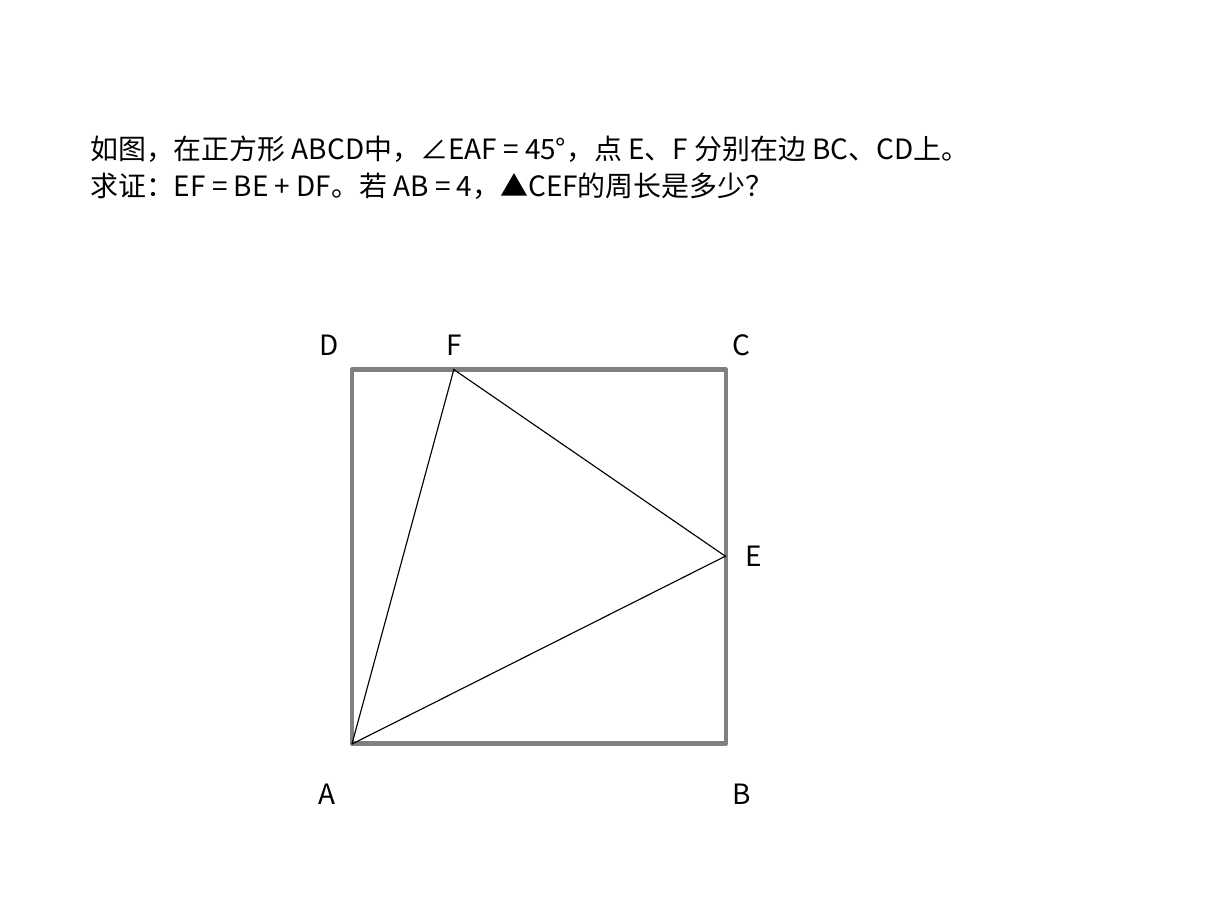
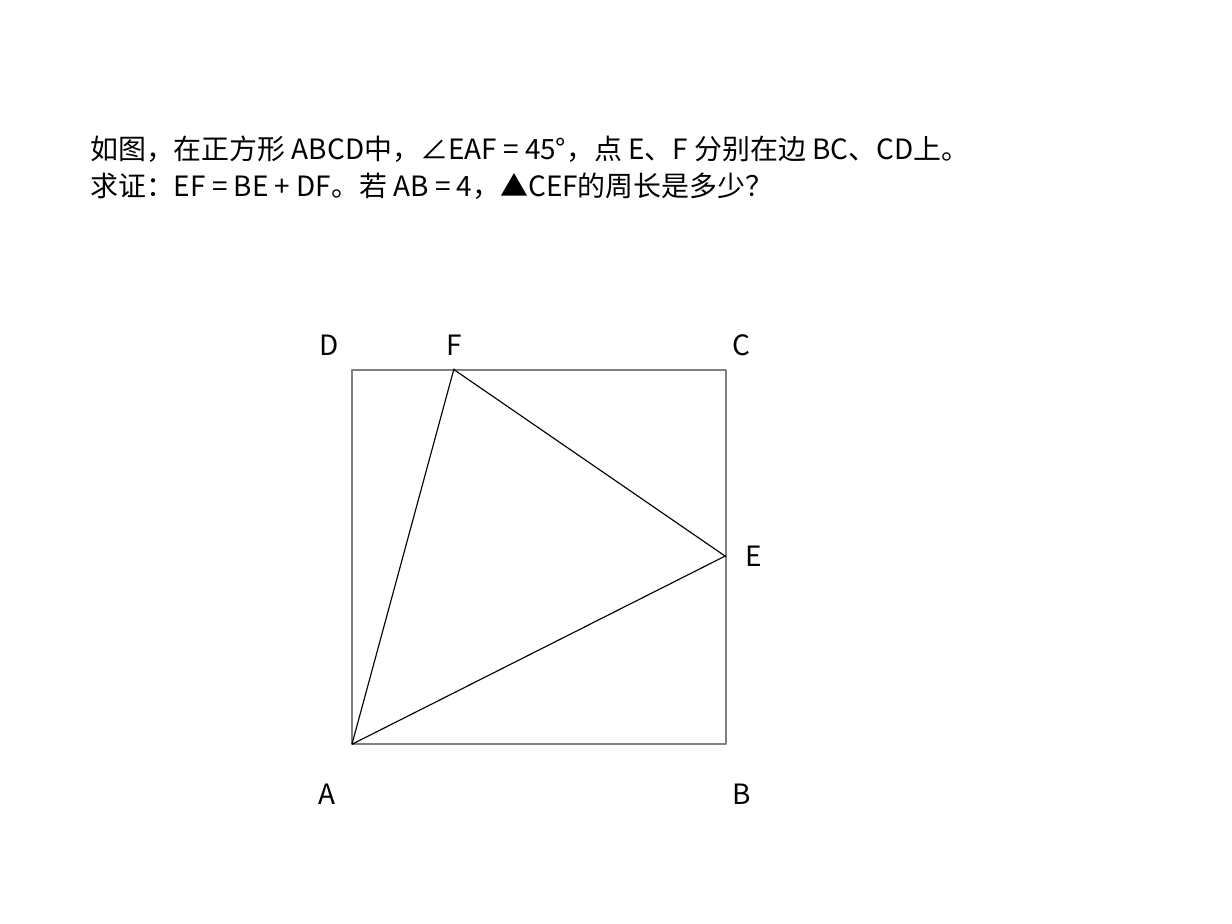
Before and after one commit to ericzhang/english-math, a slide deck: slide 1 of math/grade-7-下/7下数学北师大版-期末复习题.ppt. Drawn at 1232x924 pixels with LibreOffice and Linux fonts; fonts in the diff are those of the drawing. Boxes give left, top, right and bottom in pixels: in the first picture for what was removed or moved away, otherwise in the second. Text is boxed around its words. In the diff, an @@ line names an element or a change of style, - is before the commit and + after.

```diff
--- a/math/grade-7-下/7下数学北师大版-期末复习题.ppt
+++ b/math/grade-7-下/7下数学北师大版-期末复习题.ppt
@@ rectangle at (x1=352, y1=370, x2=727, y2=745): outline #808080 2.89 pt to #808080 1.45 pt @@
```
Also in this commit, not shown: 2 other files.
